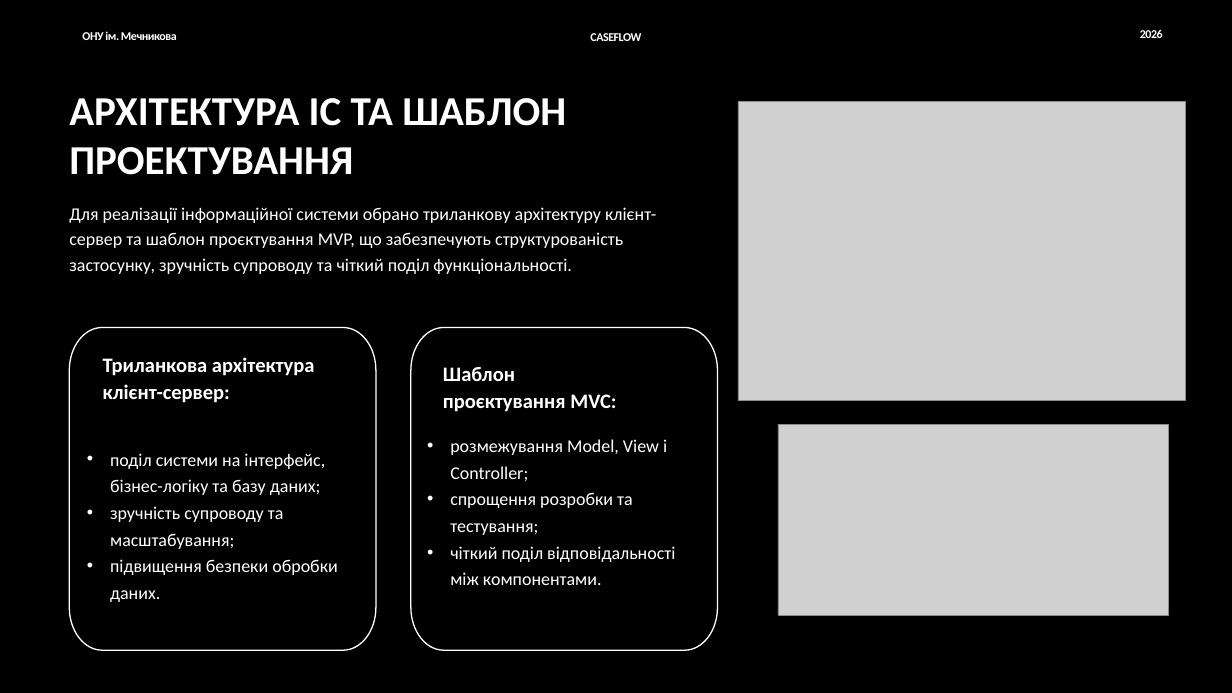
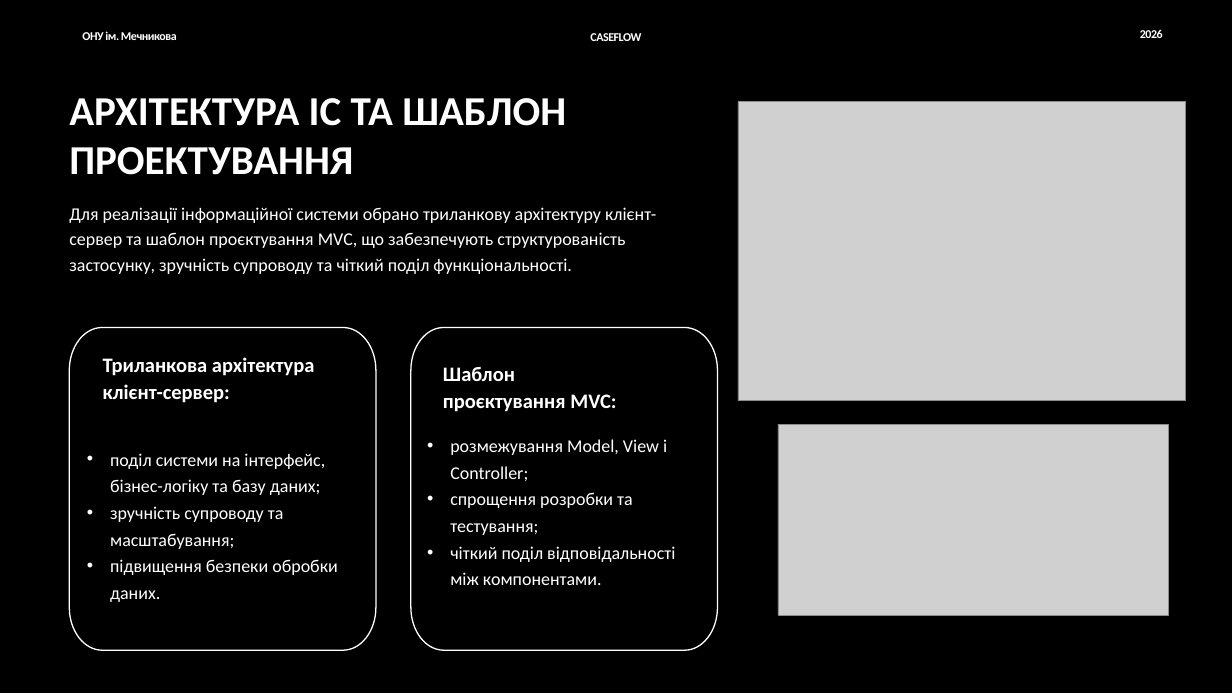
Before and after one commit to Ilmovchan/caseflow, a slide deck: slide 5 of docs/Презентація Курсова Мовчан 123КІ.pptx. Drawn at 1232x693 pixels with LibreOffice and Linux fonts; fonts in the diff are those of the drawing; grey boxes stand for pictures. Boxes give left, top, right and bottom in pixels: in the first picture for what was removed or moved away, otherwise in the second. Text is boxed around its words. In the diff, an @@ line names an element or a change of style, - is before the commit and + after.

```diff
--- a/docs/Презентація Курсова Мовчан 123КІ.pptx
+++ b/docs/Презентація Курсова Мовчан 123КІ.pptx
@@ text at (x1=69, y1=207, x2=656, y2=274): text changed @@
-  Для реалізації інформаційної системи обрано триланкову архітектуру клієнт-сервер та шаблон проєктування MVP, що забезпечують структурованість застосунку, зручність супроводу та чіткий поділ функціональності.
+  Для реалізації інформаційної системи обрано триланкову архітектуру клієнт-сервер та шаблон проєктування MVC, що забезпечують структурованість застосунку, зручність супроводу та чіткий поділ функціональності.
```
Also in this commit, not shown: 1 other slide changed, 1 other file.
